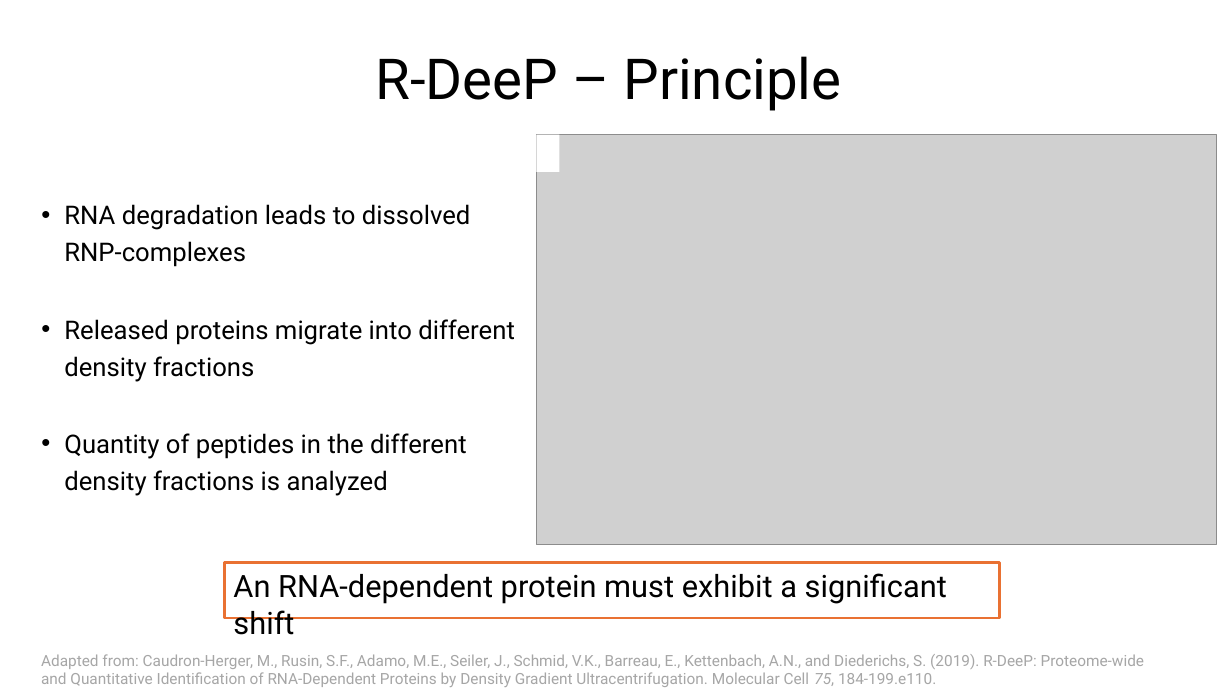
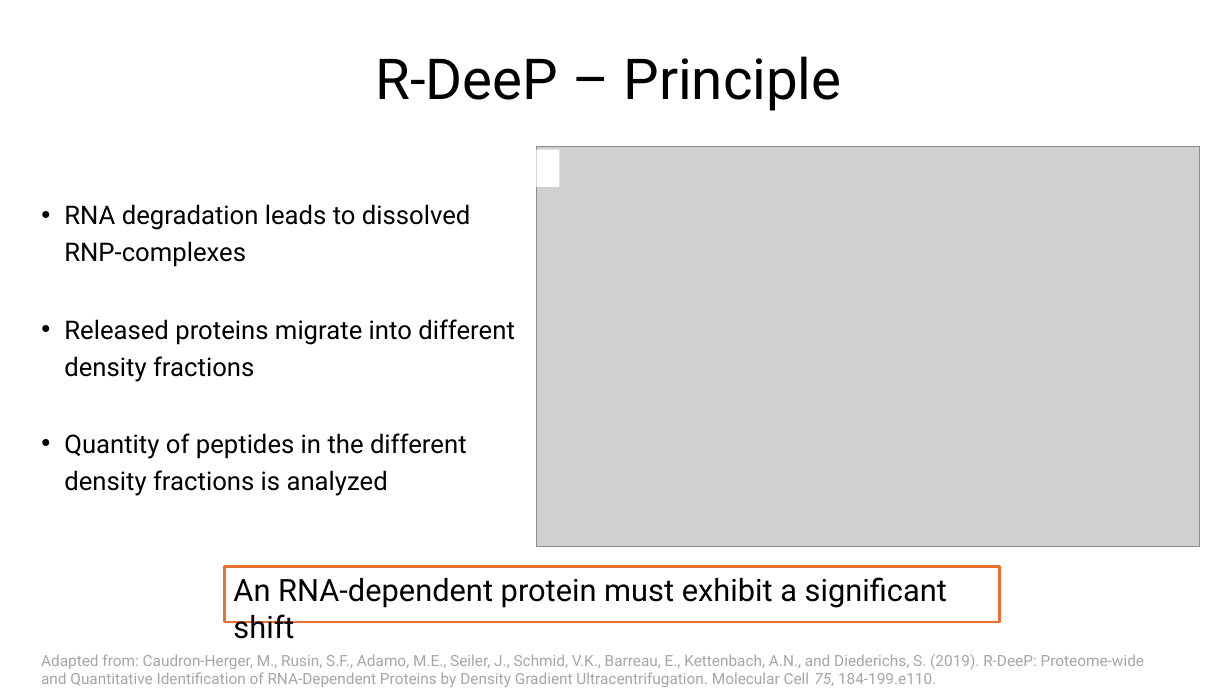
Before and after one commit to MichelaPozzi/2025-topic-03-group-01, a slide deck: slide 3 of Project Proposal Ben.pptx (slide 2 before the commit). Drawn at 1232x693 pixels with LibreOffice and Linux fonts; fonts in the diff are those of the drawing; grey boxes stand for pictures. Boxes give left, top, right and bottom in pixels: in the first picture for what was removed or moved away, otherwise in the second. Text is boxed around its words. In the diff, an @@ line names an element or a change of style, - is before the commit and + after.

```diff
--- a/Project Proposal Ben.pptx
+++ b/Project Proposal Ben.pptx
@@ picture: place and size @@
-picture at bbox=[537, 135, 1217, 544]
+picture at bbox=[537, 147, 1201, 547]
@@ rectangle: place and size @@
-rectangle at bbox=[537, 135, 560, 172]
+rectangle at bbox=[537, 150, 560, 187]
@@ rectangle "An RNA-dependent protein must exhibit ...": place and size @@
-rectangle "An RNA-dependent protein must exhibit ..." at bbox=[225, 563, 1000, 618]
+rectangle "An RNA-dependent protein must exhibit ..." at bbox=[225, 567, 1000, 622]
```
Also in this commit, not shown: 7 other slides changed, 2 slides added, 1 other file.
